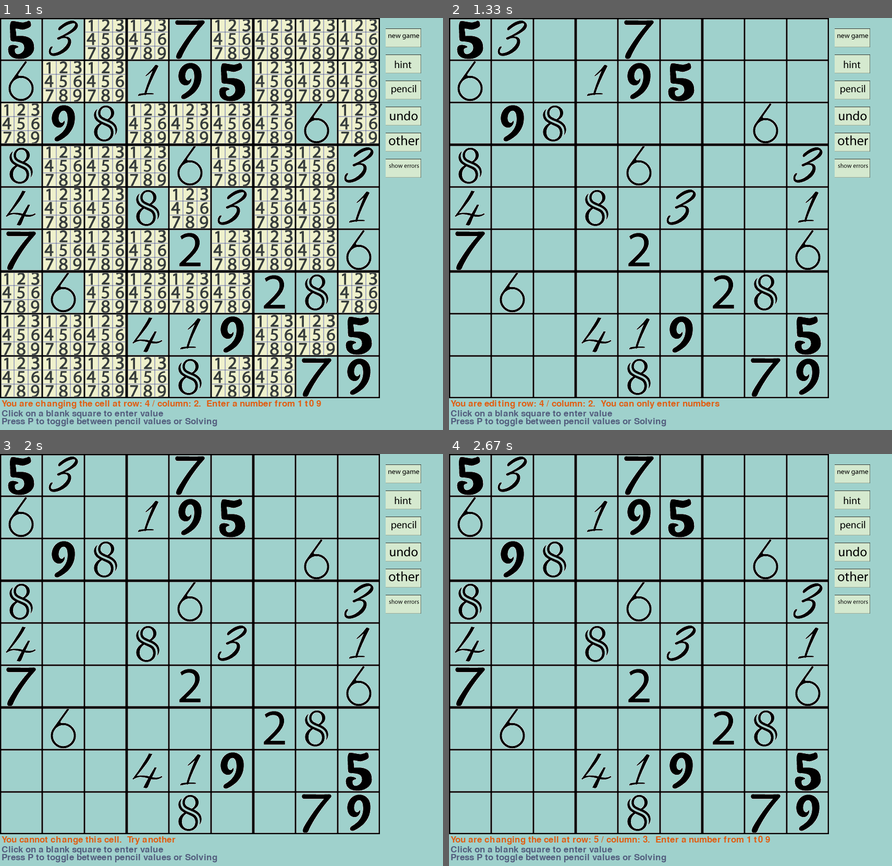
Above: before the commit, frames 1-4 (two rows, left to right).
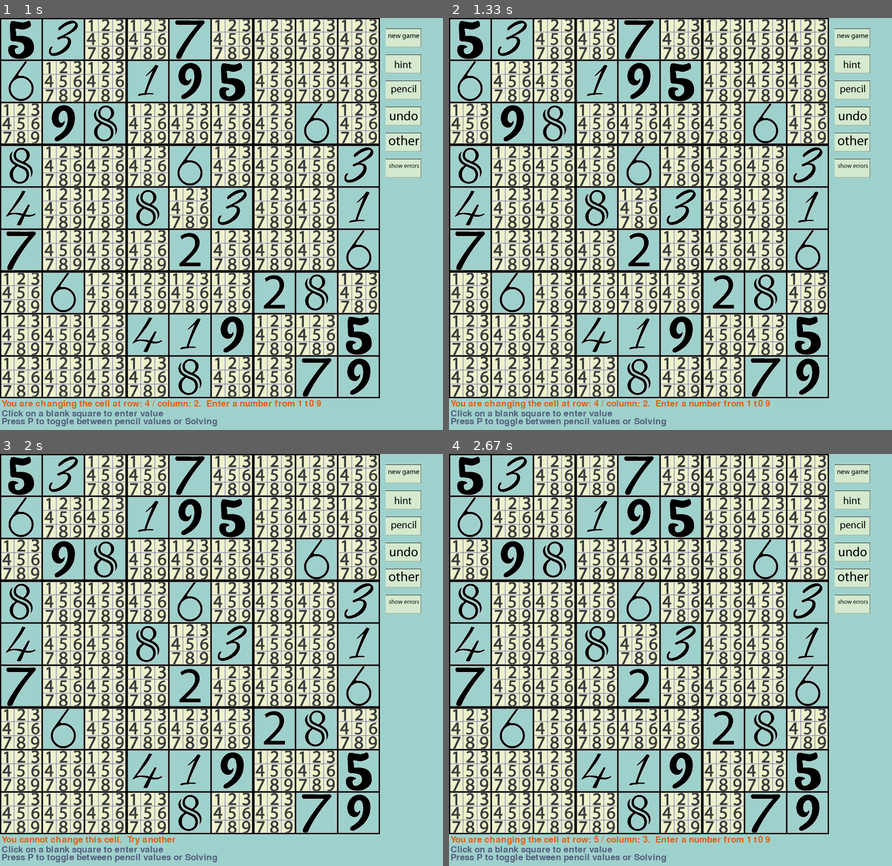
Above: after the commit, the same moments.

Repository: MAOneill/pygame-sudoku
Game: pygame game, started from pygame_soduko.py
Same seed, same stepped clock (60 frames per second), same inputs: the game is played once before the commit and once after it.
Inputs (mouse positions are in pixels of both pictures, inside the frame that each line leads up to):
- Up to frame 1 (1 s): hold P 0.33-0.87 s; click (57, 182) at 0.95 s
- Up to frame 2 (1.33 s): hold P from 1.23 s (still down)
- Up to frame 3 (2 s): release P at 1.77 s; click (79, 717) at 1.85 s
- Up to frame 4 (2.67 s): click (785, 507) at 2.18 s; click (537, 635) at 2.52 s

Frame 1 is identical in both runs. In frame 2, 45% of the frame differs, in the area x 0-86%, y 0-95%; in frame 3, 44%; in frame 4, 44%.

Commit message:
created game_state variable tocontrol everything

Diff:
--- a/pygame_soduko.py
+++ b/pygame_soduko.py
@@ -211,8 +211,7 @@
     stop_game = False
 
     pencil = False  #state at which to enter pencil values
-    # solving = True   #state at which to enter value.  You havce to click to get to that state
-
+    game_state = "Normal"  #default mode
     board_clicked = False
 
 
@@ -246,12 +245,24 @@
                 entry = event.key
 
                 #pressing P toggles between pencil mode or not
-                if entry == 112:     #this is for P for pencil
-                    pencil = not pencil
-
-                #if
-                 #we are in the solving state and a key has been pressed
-                if board_clicked == True and pencil == False:
+                # if entry == 112:     #this is for P for pencil
+                #     pencil = not pencil
+
+
+                # if entry in range():
+                letter_choices = {104:"Hint",101:"Error",110:"Normal",112:"Pencil",117:"Undo",98:"Blank",103:"Newgame",27:"Esc"}
+                # Y is 121, ESC is 27  115:"Solved"
+                game_state = letter_choices.get(entry, "Normal")  #default is "Normal"
+                print("game state is %s" % game_state)
+                # if game_state == "Normal":
+                #     game_state == "Pencil"
+                # elif game_state == "Pencil":
+                #     game_state == "Normal"
+
+                 #we are in the "Normal" state and a key has been pressed
+                # if board_clicked == True and pencil == False:
+                if board_clicked == True and game_state == "Normal":
+
                     choices = {49:1,50:2,51:3,52:4,53:5,54:6,55:7,56:8,57:9}
                     number = choices.get(entry, None)
                     if number != None:      #it got a value number
@@ -275,10 +286,11 @@
 
         #set the blits for all known numbers
         for cell in board.values():
-            if pencil == False:     #fill images based only on values
+            # if pencil == False:     #fill images based only on values
+            if game_state == "Normal":
                 if cell.image != None :
                     screen.blit(cell.image, (cell.x_position,cell.y_position))
-            else:               #in pencil mode
+            elif game_state == "Pencil":               #in pencil mode
                 if type(cell) == Known_cell:    #use cell value
                     screen.blit(cell.image, (cell.x_position,cell.y_position))
                 else:       #unknown cells
